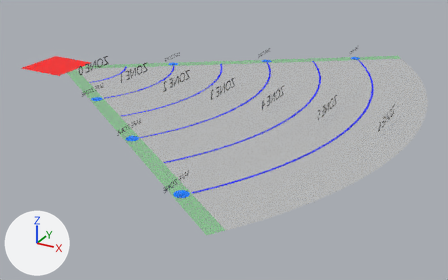
A saved change to the glTF model Models/Biyorfield/biyor.gltf.
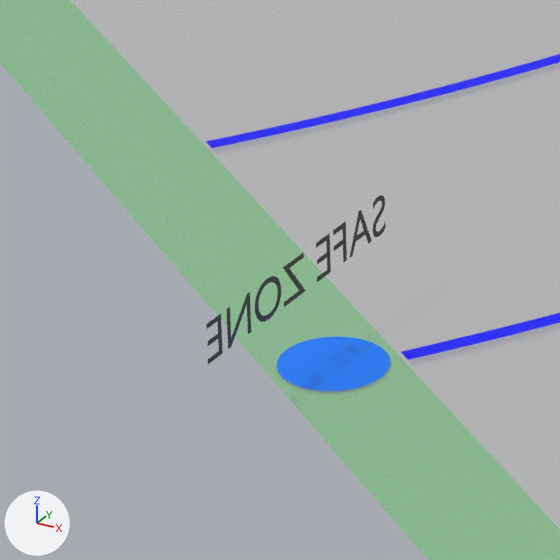
The first picture shows the older version from a 50 mm lens placed at (12.41, -13.47, 5.49), pointed at (5.11, -0.19, -1.15). The close-ups show the older and then the newer version on the part from 30% to 48% of the width and 51% to 79% of the height of that picture. Only the edits that show in the close-ups are written down. The axes (+X, +Y, +Z) are drawn at lower left. The lights are the same throughout. Where no turn or scale is listed for an object, it has been applied to the vertices.

In view in the first close-up: 'DandiBiyo_Fan', 'Path_-1', 'SAFE_ZONE_Label_-1_2_fontobj', 'Safe_Zone_1_1.004', 'Zone_Border_5', 'Zone_Border_6'.
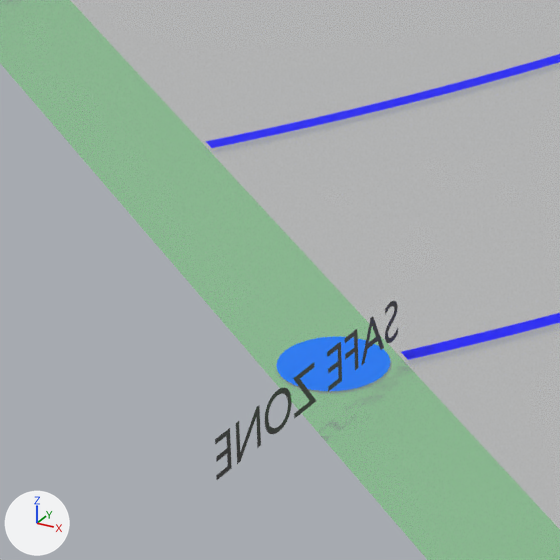
The newer file is also rescaled (x10.0), turned or shifted as a whole; pictures and numbers use the older file's frame.

What changed in the scene script:
```text
Change me_safe_zone_label__1_2_font_004:
    used by ob_safe_zone_label__1_2_fontobj; location = (6.806, 0.0, 0.005)
    remove me_safe_zone_label__1_2_font_004.from_pydata(...)  # 281 vertices, 269 faces; spans x 0.0, y -5.491..-4.632, z 0.193..0.312
    add me_safe_zone_label__1_2_font_004.from_pydata(...)  # 281 vertices, 269 faces; spans x 0.215, y -5.782..-4.923, z 0.063..0.182
    me_safe_zone_label__1_2_font_004 part 1: the whole mesh is moved by (0.215, -0.291, -0.13)
```

Where the change shows, as pixel boxes [x1, y1, x2, y2] in the close-ups (560 x 560 px):
'SAFE_ZONE_Label_-1_2_fontobj', moved: before [206, 195, 386, 364]; after [215, 301, 398, 480]
